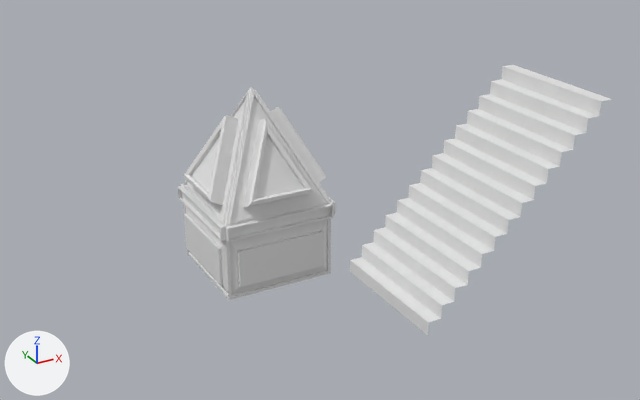
What one commit did to the Blender file Assets/rubespubes.blend.
Both versions are drawn from a camera (50 mm lens) standing at (-6.03, -13.38, 5.3) and looking at (0.56, -1.4, -0.69). Lighting does not change. The marker at lower left points along +X, +Y and +Z.

The scene before the commit, as lines of its bpy script (objects in view):
```python
me_cube = bpy.data.meshes.new('Cube')
me_cube.from_pydata(...)  # 249 vertices, 249 faces; spans x -1.11..1.11, y -1.11..1.11, z -2.39..1.0
me_cube.materials.append(mat_material)  # white #e7e7e7
me_plane = bpy.data.meshes.new('Plane')
me_plane.from_pydata(...)  # 58 vertices, 28 faces; spans x 0.0..2.8, y -1.0..1.0, z -1.0..1.8
ob_cube = bpy.data.objects.new('Cube', me_cube)
ob_cube.location = (0.0, 0.0, 0.0)
ob_plane = bpy.data.objects.new('Plane', me_plane)
ob_plane.location = (0.0, -4.34, 0.0)
```
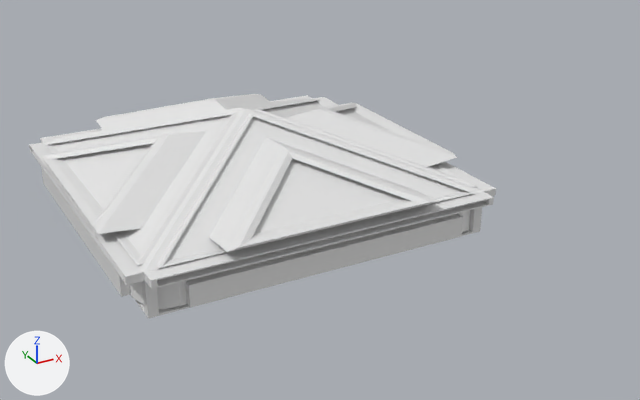
Where the change shows, as pixel boxes [x1, y1, x2, y2] in the pictures (640 x 400 px):
```json
{"object": "Cube", "change": "moved, rescaled", "before": [178, 86, 336, 300], "after": [29, 94, 496, 319], "on screen": "194% wider"}
{"object": "Plane", "change": "deleted", "before": [350, 65, 611, 335]}
```

Scene script edits in JSON lines:
```json
{"op": "set", "path": "ob_cube.location", "old": "(0.0, 0.0, 0.0)", "new": "(0.0, 0.26, 0.0)"}
{"op": "set", "path": "ob_cube.scale", "old": "(1.0, 1.0, 1.0)", "new": "(2.94, 2.99, 0.53)"}
{"op": "remove", "block": "ob_plane", "code": ["ob_plane = bpy.data.objects.new('Plane', me_plane)", "ob_plane.location = (0.0, -4.34, 0.0)"]}
```
